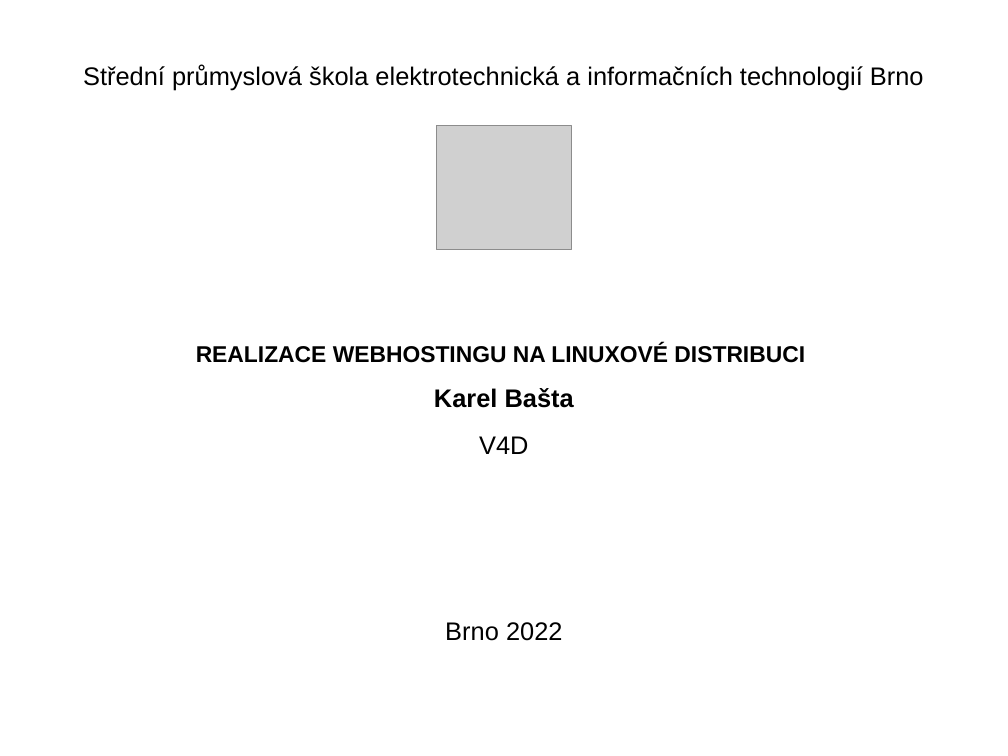
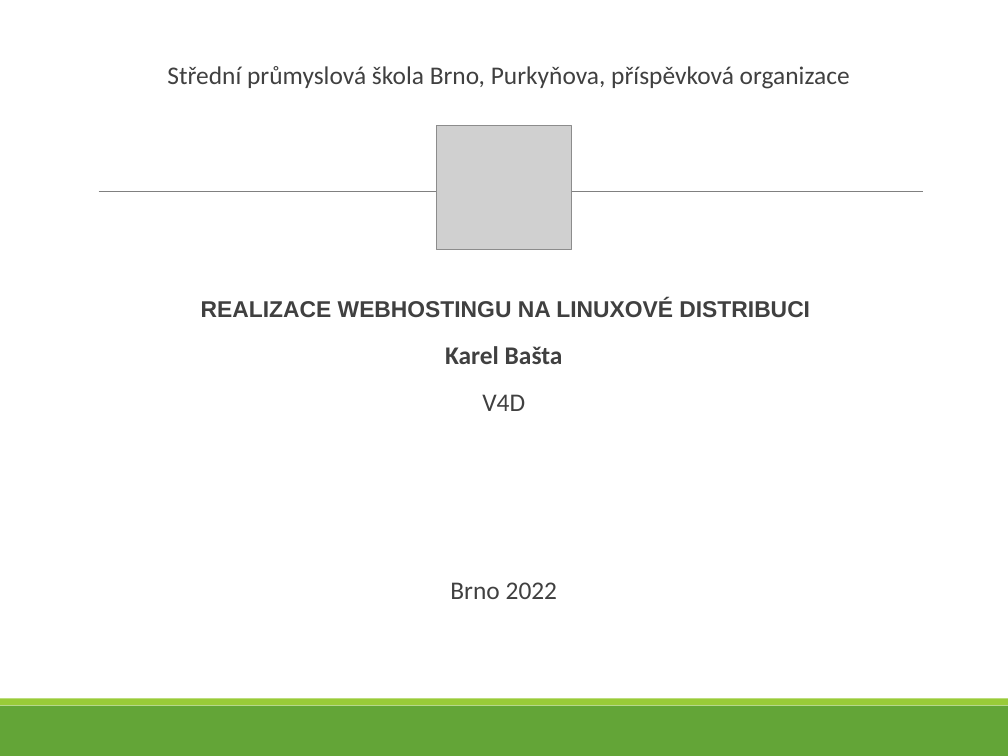
Before and after one commit to bastakka/graduation, a slide deck: slide 1 of Thesis/V4D Bašta Karel - 5 - VMware.pptx. Drawn at 1008x756 pixels with LibreOffice and Linux fonts; fonts in the diff are those of the drawing; grey boxes stand for pictures. Boxes give left, top, right and bottom in pixels: in the first picture for what was removed or moved away, otherwise in the second. Text is boxed around its words. In the diff, an @@ line names an element or a change of style, - is before the commit and + after.

```diff
--- a/Thesis/V4D Bašta Karel - 5 - VMware.pptx
+++ b/Thesis/V4D Bašta Karel - 5 - VMware.pptx
@@ text at (167, 66, 850, 89): text changed; font Arial to Calibri; text colour #000000 to #404040 @@
-Střední průmyslová škola elektrotechnická a informačních technologií Brno
+  Střední průmyslová škola Brno, Purkyňova, příspěvková organizace
@@ line added from (99, 191) to (923, 191), #808080 0.5 pt @@
@@ text at (201, 299, 810, 599): text colour #000000 to #404040 in "REALIZACE WEBHOSTINGU NA LINUXOVÉ DISTRIBUCI", "Karel Bašta", "V4D", "Brno 2022"; font Arial to Calibri in "Karel Bašta", "V4D", "Brno 2022"; bullet none to  ; line spacing 0.93 to 0.9; more space between paragraphs; indent changed @@
@@ rectangle added at (0, 706, 1008, 756), fill #63A537 @@
@@ rectangle added at (0, 699, 1008, 706), fill #99CB38 @@
```
Also in this commit, not shown: 42 other slides changed, 1 slide added, 5 other files.
